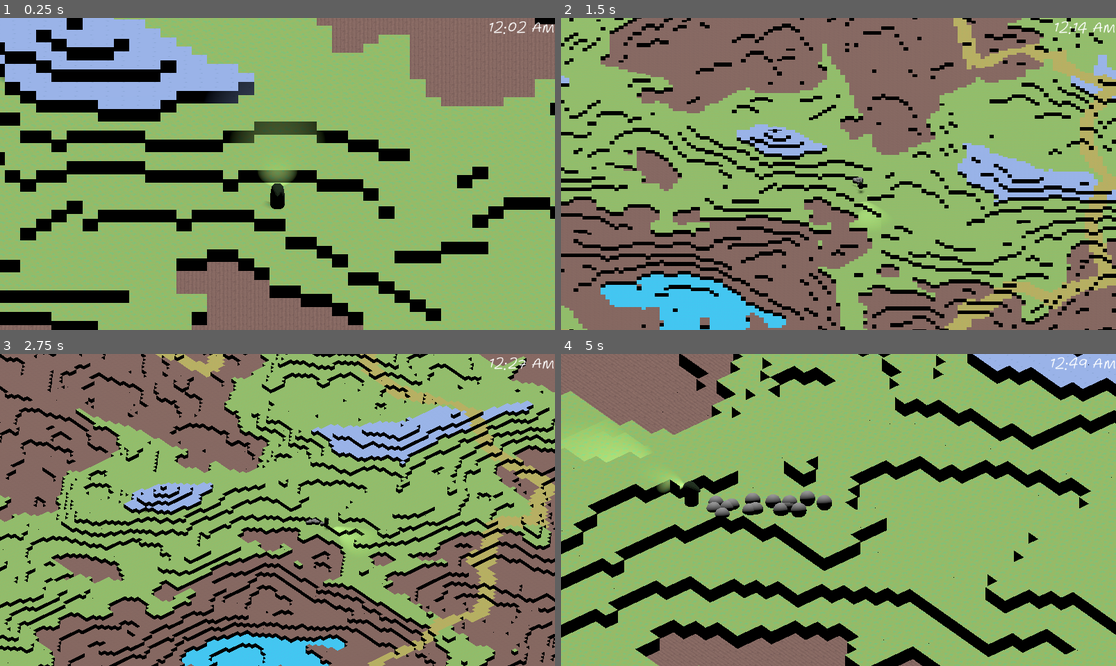
Above: before the commit, frames 1-4 (two rows, left to right).
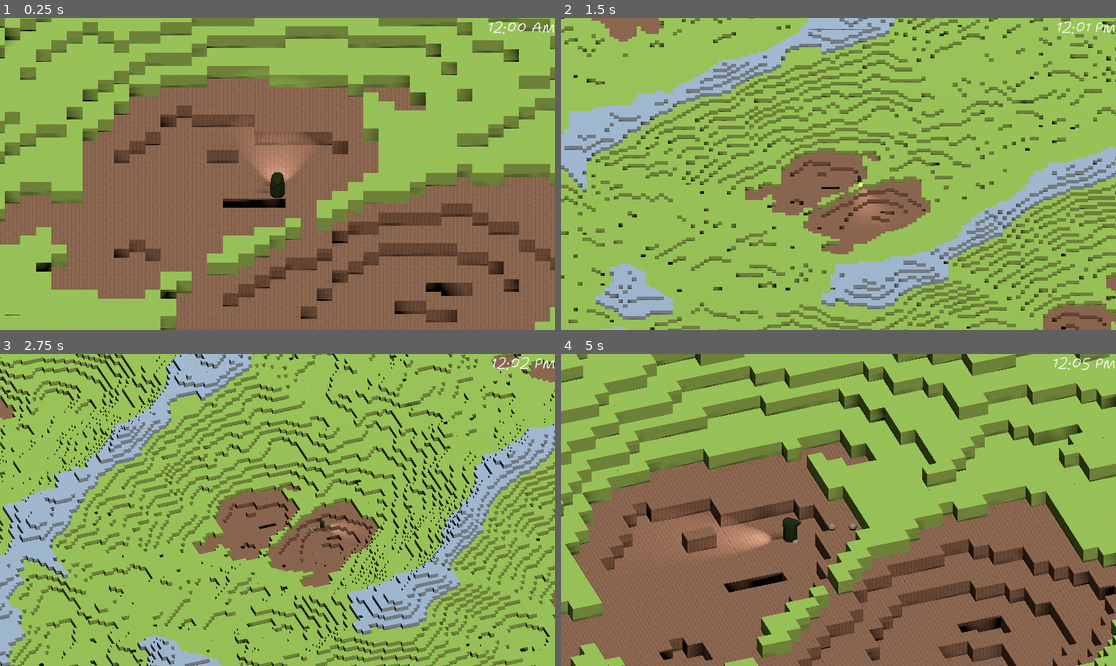
Above: after the commit, the same moments.

Repository: fennylol/rogue-light
Game: Godot game, scene res://world/map/the_forest.tscn
The game is run twice, just before and just after one commit, with the same random seed, the same clock (stepped at 60 frames per second) and the same inputs.
Inputs:
- Up to frame 1 (0.25 s): no input
- Up to frame 2 (1.5 s): tap Enter (ui_accept) at 0.5, 0.77, 1.07 s; hold D (move_right) 0.53-1.28 s; hold Down (look_down) 0.53-1.28 s; tap Shift (DEV_refresh, bound only before the commit) at 0.6 s; hold S (move_down) from 1.28 s (still down); tap Down (look_down) at 1.35 s
- Up to frame 3 (2.75 s): tap Enter (ui_accept) at 1.52, 1.82 s; tap Left (look_left) at 1.55 s; release S (move_down) at 2.03 s; hold D (move_right) from 2.03 s (still down); hold Left (look_left) from 2.03 s (still down); tap Right (look_right) at 2.3 s
- Up to frame 4 (5 s): release D (move_right) at 2.78 s; release Left (look_left) at 2.78 s; hold W (move_up) 2.78-3.53 s; tap Right (look_right) at 2.85 s; tap Enter (ui_accept) at 3.02, 3.32, 3.77, 3.8, 4.07, 4.35, 4.52, 4.82 s; tap Up (look_up) at 3.05 s; hold Up (look_up) 3.53-4.28 s; hold A (move_left) from 3.53 s (still down); tap Shift (DEV_refresh, bound only before the commit) at 4.55 s

The runs differ from the first frame. In frame 1, 82% of the frame differs, in the area x 0-100%, y 0-100%; in frame 2, 73%; in frame 3, 73%; in frame 4, 79%.

Commit message:
improved lighting and turning

Diff:
--- a/entities/player/bandit.gd
+++ b/entities/player/bandit.gd
@@ -1,7 +1,12 @@
 extends CharacterBody3D
+### WISHLIST ###
+# health
+# inventory
 
-const SPEED = 15.0
-const JUMP_VELOCITY = 4.5
+
+
+const SPEED = 7.50
+const JUMP_VELOCITY = 9.8
 const ROTATION_SPEED = 7
 const SMOOTH_SPEED = 2.0
 
@@ -9,42 +14,43 @@
 @onready var MESH = $bandit
 @onready var SMOKE_TRAIL = $bandit/GPUParticles3D
 
-# Get the gravity from the project settings to be synced with RigidBody nodes.
 var gravity = ProjectSettings.get_setting("physics/3d/default_gravity")
 
 
 func _physics_process(delta):
-	# Add the gravity.
-	if not is_on_floor():
-		velocity.y -= gravity * delta
+	var input_dir = Input.get_vector("move_left", "move_right", "move_up", "move_down")
+	var look_input_dir = Input.get_vector("look_left", "look_right", "look_up", "look_down")
+	var direction = (transform.basis * Vector3(input_dir.x, 0, input_dir.y)).normalized()
+	var look_direction = (Vector3(look_input_dir.x, 0, look_input_dir.y)).normalized()
 
-	# Handle jump.
-	#if Input.is_action_just_pressed("ui_accept") and is_on_floor():
-		#velocity.y = JUMP_VELOCITY
+	var col_data = move_and_collide(velocity*delta, true)
+	if col_data != null && col_data.get_normal().y == 0 : velocity.y = JUMP_VELOCITY
+	if not is_on_floor(): velocity.y -= 5 * gravity * delta
 
-	# Get the input direction and handle the movement/deceleration.
-	# As good practice, you should replace UI actions with custom gameplay actions.
-	var input_dir = Input.get_vector("move_left", "move_right", "move_up", "move_down")
-	var direction = (transform.basis * Vector3(input_dir.x, 0, input_dir.y)).normalized()
+	if look_direction:
+		rotation.y += look_direction.x * delta
+		MESH.rotation.y -= look_direction.x * delta
 
 	if direction:
-		SMOKE_TRAIL.emitting = true
 		velocity.x = direction.x * SPEED
 		velocity.z = direction.z * SPEED
-		last_direction = direction
-		var angle = atan2(-last_direction.z, last_direction.x)
-		if angle < 0: angle += 2 * PI
+		var angle = atan2(-last_direction.z, last_direction.x) + (2*PI if atan2(-last_direction.z, last_direction.x) < 0 else 0)
 		var theta_delta = angle - MESH.rotation.y
 		if abs(theta_delta) > PI: MESH.rotation.y += 2 * PI * (abs(theta_delta)/theta_delta)
 		MESH.rotation.y = move_toward(MESH.rotation.y, angle, delta*ROTATION_SPEED)
+		last_direction = Vector3(input_dir.x, 0, input_dir.y).normalized()
 	else:
 		SMOKE_TRAIL.emitting = false
 		velocity.x = move_toward(velocity.x, 0, SPEED**2*delta)
 		velocity.z = move_toward(velocity.z, 0, SPEED**2*delta)
 
+	if velocity and is_on_floor():
+		SMOKE_TRAIL.emitting = true
+	else:
+		SMOKE_TRAIL.emitting = false
 
+	move_and_slide()
 
-
-	var col_data = move_and_collide(velocity*delta, true)
-	if col_data != null && col_data.get_normal().y == 0 && velocity.y == 0: velocity.y = JUMP_VELOCITY
-	move_and_slide()
+func reset_rotation():
+	rotation.y = 0
+	MESH.rotation.y = PI/2
--- a/entities/player/bandit.tscn
+++ b/entities/player/bandit.tscn
@@ -4,6 +4,8 @@
 [ext_resource type="PackedScene" uid="uid://co2qduwbi8yak" path="res://entities/player/bandit.glb" id="2_vweob"]
 
 [sub_resource type="SphereMesh" id="SphereMesh_un3lm"]
+radius = 0.25
+height = 0.5
 
 [sub_resource type="CylinderShape3D" id="CylinderShape3D_q464k"]
 height = 3.0
@@ -18,7 +20,7 @@
 transform = Transform3D(-4.37114e-08, 0, 1, 0, 1, 0, -1, 0, -4.37114e-08, 0, 0, 0)
 
 [node name="SpotLight3D" type="SpotLight3D" parent="bandit"]
-transform = Transform3D(-4.37114e-08, 0, -1, 0, 1, 0, 1, 0, -4.37114e-08, 0.75, 2.5, 0)
+transform = Transform3D(-4.37114e-08, 0.422618, -0.906308, 0, 0.906308, 0.422618, 1, 1.84732e-08, -3.9616e-08, 1.125, 2.5, 0)
 spot_range = 16.5616
 spot_angle = 31.1952
 
--- a/project.godot
+++ b/project.godot
@@ -49,6 +49,21 @@
 , Object(InputEventKey,"resource_local_to_scene":false,"resource_name":"","device":-1,"window_id":0,"alt_pressed":false,"shift_pressed":false,"ctrl_pressed":false,"meta_pressed":false,"pressed":false,"keycode":0,"physical_keycode":83,"key_label":0,"unicode":115,"echo":false,"script":null)
 ]
 }
+DEV_time_freeze={
+"deadzone": 0.5,
+"events": [Object(InputEventKey,"resource_local_to_scene":false,"resource_name":"","device":-1,"window_id":0,"alt_pressed":false,"shift_pressed":true,"ctrl_pressed":true,"meta_pressed":false,"pressed":false,"keycode":0,"physical_keycode":44,"key_label":0,"unicode":60,"echo":false,"script":null)
+]
+}
+DEV_time_warp={
+"deadzone": 0.5,
+"events": [Object(InputEventKey,"resource_local_to_scene":false,"resource_name":"","device":-1,"window_id":0,"alt_pressed":false,"shift_pressed":true,"ctrl_pressed":true,"meta_pressed":false,"pressed":false,"keycode":0,"physical_keycode":46,"key_label":0,"unicode":62,"echo":false,"script":null)
+]
+}
+DEV_refresh={
+"deadzone": 0.5,
+"events": [Object(InputEventKey,"resource_local_to_scene":false,"resource_name":"","device":-1,"window_id":0,"alt_pressed":false,"shift_pressed":true,"ctrl_pressed":true,"meta_pressed":false,"pressed":false,"keycode":0,"physical_keycode":47,"key_label":0,"unicode":63,"echo":false,"script":null)
+]
+}
 sneak={
 "deadzone": 0.5,
 "events": [Object(InputEventKey,"resource_local_to_scene":false,"resource_name":"","device":-1,"window_id":0,"alt_press …(182 unchanged characters)…
@@ -94,8 +109,3 @@
 "events": [Object(InputEventKey,"resource_local_to_scene":false,"resource_name":"","device":-1,"window_id":0,"alt_press …(182 unchanged characters)…
 ]
 }
-DEV_refresh={
-"deadzone": 0.5,
-"events": [Object(InputEventKey,"resource_local_to_scene":false,"resource_name":"","device":-1,"window_id":0,"alt_pressed":false,"shift_pressed":false,"ctrl_pressed":true,"meta_pressed":false,"pressed":false,"keycode":0,"physical_keycode":4194325,"key_label":0,"unicode":0,"echo":false,"script":null)
-]
-}
--- a/world/GUI n menus/GUI.gd
+++ b/world/GUI n menus/GUI.gd
@@ -1,13 +1,18 @@
 extends Control
+### WISHLIST ###
+# compasss
+# cuter clock
+
+
 
 @onready var time_display = $time_display as Label
 
 func _ready(): pass
-func _process(delta): pass
+func _process(_delta): pass
 
 
 func update_display(TIME):
 	var hour = str(TIME[0] if TIME[0] else 12)
-	var min = str(TIME[1]).pad_zeros(2)
+	var minute = str(TIME[1]).pad_zeros(2)
 	var period = "PM" if TIME[2] else "AM"
-	time_display.text = hour + ":" + min + " " + period
+	time_display.text = hour + ":" + minute + " " + period
--- a/world/map/the_forest.tscn
+++ b/world/map/the_forest.tscn
@@ -1,28 +1,15 @@
-[gd_scene load_steps=9 format=3 uid="uid://cpxaw5tb41bbg"]
+[gd_scene load_steps=6 format=3 uid="uid://cpxaw5tb41bbg"]
 
-[ext_resource type="Texture2D" uid="uid://b721owl54xd8b" path="res://world/textures/grass.png" id="1_hdiq4"]
 [ext_resource type="Script" path="res://world/map/world.gd" id="1_ojsoe"]
 [ext_resource type="PackedScene" uid="uid://colwxwbes7ubn" path="res://entities/player/bandit.tscn" id="2_qb25q"]
 [ext_resource type="MeshLibrary" uid="uid://dxw4swdbv05fa" path="res://world/map/1m_tiles.tres" id="4_fhid5"]
 [ext_resource type="PackedScene" uid="uid://83cqsdl8tpcn" path="res://world/GUI n menus/GUI.tscn" id="5_wo31t"]
 
-[sub_resource type="BoxShape3D" id="BoxShape3D_y77uc"]
-size = Vector3(1000, 1, 1000)
-
-[sub_resource type="StandardMaterial3D" id="StandardMaterial3D_h7ega"]
-albedo_texture = ExtResource("1_hdiq4")
-uv1_scale = Vector3(300, 300, 300)
-
-[sub_resource type="PlaneMesh" id="PlaneMesh_d328o"]
-material = SubResource("StandardMaterial3D_h7ega")
-size = Vector2(1000, 1000)
+[sub_resource type="Environment" id="Environment_clwrb"]
+background_mode = 1
 
 [node name="Node3D" type="Node3D"]
 script = ExtResource("1_ojsoe")
-
-[node name="DirectionalLight3D" type="DirectionalLight3D" parent="."]
-transform = Transform3D(-0.866023, -0.433016, 0.250001, 0, 0.499998, 0.866027, -0.500003, 0.749999, -0.43301, 0, 0, 0)
-shadow_enabled = true
 
 [node name="Bandit" parent="." instance=ExtResource("2_qb25q")]
 
@@ -36,17 +23,6 @@
 
 [node name="world_parts" type="Node3D" parent="."]
 
-[node name="floor" type="StaticBody3D" parent="world_parts"]
-visible = false
-
-[node name="CollisionShape3D" type="CollisionShape3D" parent="world_parts/floor"]
-shape = SubResource("BoxShape3D_y77uc")
-
-[node name="MeshInstance3D" type="MeshInstance3D" parent="world_parts/floor"]
-transform = Transform3D(1, 0, 0, 0, 1, 0, 0, 0, 1, 0, 0.5, 0)
-mesh = SubResource("PlaneMesh_d328o")
-skeleton = NodePath("../../..")
-
 [node name="GridMap" type="GridMap" parent="world_parts"]
 transform = Transform3D(1, 0, 0, 0, 1, 0, 0, 0, 1, -0.5, 0, -0.5)
 mesh_library = ExtResource("4_fhid5")
@@ -56,4 +32,27 @@
 }
 metadata/_editor_floor_ = Vector3(0, 1, 0)
 
+[node name="ambient_light" type="DirectionalLight3D" parent="world_parts"]
+transform = Transform3D(-1, 1.50996e-07, 6.60024e-15, 0, -4.37114e-08, 1, 1.50996e-07, 1, 4.37114e-08, 0, 0, 0)
+rotation_order = 5
+light_color = Color(0.286275, 0.498039, 0.560784, 1)
+light_energy = 0.05
+
+[node name="lights" type="Node3D" parent="world_parts"]
+transform = Transform3D(-1, 0, -1.50996e-07, 0, 1, 0, 1.50996e-07, 0, -1, 0, 0, 0)
+
+[node name="sun" type="DirectionalLight3D" parent="world_parts/lights"]
+transform = Transform3D(-0.833163, -0.553011, 0.00421842, -0.236296, 0.362877, 0.901379, -0.500003, 0.749999, -0.43301, 0, 0, 0)
+light_color = Color(1, 0.909804, 0.74902, 1)
+shadow_enabled = true
+
+[node name="moon" type="DirectionalLight3D" parent="world_parts/lights"]
+transform = Transform3D(0.832696, 0.553725, -0.00244081, 0.237938, -0.361786, -0.901386, -0.500003, 0.749999, -0.43301, 0, 0, 0)
+light_color = Color(0.285468, 0.497749, 0.559615, 1)
+light_energy = 0.0
+shadow_enabled = true
+
+[node name="WorldEnvironment" type="WorldEnvironment" parent="."]
+environment = SubResource("Environment_clwrb")
+
 [node name="Gui" parent="." instance=ExtResource("5_wo31t")]
--- a/world/map/world.gd
+++ b/world/map/world.gd
@@ -1,11 +1,18 @@
 extends Node3D
+### WISHLIST ###
+# caravan
+# collect resources
+# camera improvements
+
+
 const WORLD_TILE_LIST = preload("res://world/map/world_tile_list.gd")
 const WorldBuilder = preload("res://world/map/world_builder.gd")
 @onready var PLAYER = $Bandit as CharacterBody3D
 @onready var CAMERA = $camera_man as Node3D
-@onready var GUI = $Gui
+@onready var GUI = $Gui as Control
 @onready var WORLD = $world_parts as Node3D
 @onready var MAP_GRID = $world_parts/GridMap as GridMap
+@onready var LIGHTS = $world_parts/lights as Node3D
 
 ### WORLD GEN PARAMETERS ###
 # # # # # # # # # # # # #
@@ -22,61 +29,51 @@
 #       |       |       #
 # # # # # # # # # # # # #
 const CHUNK_SIZE = 16
-const CHUNK_COUNT = 16
-const MAX_HEIGHT = 15
+const CHUNK_COUNT = 32
+const MAX_HEIGHT = 20
 const PATH_RADIUS = 2
 const PATH_TILE = "PATH"
 var WORLD_BUILDER = WorldBuilder.new(CHUNK_COUNT, CHUNK_SIZE, MAX_HEIGHT, PATH_RADIUS, PATH_TILE)
 var generating = false
 
+
 ### CAMERA PARAMETERS ###
-const CAM_MAX_RANGE = 10
+var CAM_MAX_RANGE = 10
+const CAM_SIZE = 20
 var tracking = false
+
 
 ### TIME ###
 enum {AM, PM}
-var TIME = [12, 0, AM]
+enum {HOUR, MINUTE, PERIOD}
+var TIME = [0, 0, PM]
 var time_since_tick = 0
-const IN_GAME_MINUTE_LENGTH_IN_REAL_WORLD_SECONDS = .1
-
-
-
-# camera tracking
+var IN_GAME_MINUTE_LENGTH_IN_REAL_WORLD_SECONDS = 1
+var TIME_WARP_SPEED = 500.0
+var IGMLIRWS = IN_GAME_MINUTE_LENGTH_IN_REAL_WORLD_SECONDS
+var TIME_FROZEN = false
+
+##TODO: REMOVE THIS AND MAKE A REAL CONTROLL PANEL AT SOME POINT
+func process_dev_commands(delta):
+	if Input.is_action_just_pressed("DEV_refresh"): generate_map()
+	if Input.is_action_just_pressed("DEV_time_warp"): IN_GAME_MINUTE_LENGTH_IN_REAL_WORLD_SECONDS /= TIME_WARP_SPEED
+	if Input.is_action_just_released("DEV_time_warp"): IN_GAME_MINUTE_LENGTH_IN_REAL_WORLD_SECONDS *= TIME_WARP_SPEED
+	if Input.is_action_just_pressed("DEV_time_freeze"): IN_GAME_MINUTE_LENGTH_IN_REAL_WORLD_SECONDS = (IGMLIRWS if TIME_FROZEN else 4092024); TIME_FROZEN = not TIME_FROZEN
+
+
+func _ready(): generate_map()
+
+
 func _process(delta):
 	move_camera(delta)
 
 	time_since_tick += delta
 	if time_since_tick > IN_GAME_MINUTE_LENGTH_IN_REAL_WORLD_SECONDS:
 		time_since_tick -= IN_GAME_MINUTE_LENGTH_IN_REAL_WORLD_SECONDS
-		update_time()
-
-
-	var input_dir = Input.get_vector("look_left", "look_right", "look_up", "look_down")
-	var direction = (transform.basis * Vector3(input_dir.x, 0, input_dir.y)).normalized()
-	if direction:
-		PLAYER.rotation.y += direction.x * delta
-		CAMERA.rotation.y += direction.x * delta
-		CAMERA.get_child(0).size += direction.z
-
-	if Input.is_action_just_pressed("DEV_refresh"): #generate_map()
-		WORLD_BUILDER = WorldBuilder.new(CHUNK_COUNT, CHUNK_SIZE, MAX_HEIGHT, PATH_RADIUS, PATH_TILE)
-		WORLD_BUILDER.connect("finished", _on_map_generation_finished)
-		WORLD_BUILDER.generate_map()
-
-
-
-func update_time():
-	TIME[1] = (TIME[1] + 1) % 60
-	if not TIME[1]: TIME[0] = ((TIME[0] + 1) % 12)
-	if not (TIME[0] or TIME[1]): TIME[2] = (TIME[2] + 1) % 2
-	GUI.update_display(TIME)
-
-
-func _ready():
-	#generate_map()
-	WORLD_BUILDER.connect("finished", _on_map_generation_finished)
-	WORLD_BUILDER.generate_map()
-	pass
+		process_world_tick()
+
+	process_dev_commands(delta)
+
 
 
 func _on_map_generation_finished():
@@ -84,20 +81,44 @@
 	MAP_GRID = WORLD_BUILDER.get_map_grid()
 	WORLD.add_child(MAP_GRID)
 	center_player()
-	#WORLD_BUILDER.stop_thread()
-	pass
+
+
+func process_world_tick():
+	TIME[MINUTE] = (TIME[MINUTE] + 1) % 60
+	if not TIME[MINUTE]: TIME[HOUR] = ((TIME[HOUR] + 1) % 12)
+	if not (TIME[HOUR] or TIME[MINUTE]): TIME[PERIOD] = (TIME[PERIOD] + 1) % 2
+	GUI.update_display(TIME)
+
+	LIGHTS.rotate_z((2*PI)/1440)
+
+	if TIME[HOUR] == 6:
+		var sun = LIGHTS.get_child(0) as DirectionalLight3D
+		var moon = LIGHTS.get_child(1) as DirectionalLight3D
+		#sun.visible = not TIME[PERIOD]
+		#moon.visible = not not TIME[PERIOD]
+
+	if TIME[HOUR] == 5:
+		var rising_light = LIGHTS.get_child(TIME[PERIOD]) as DirectionalLight3D
+		rising_light.light_energy += 1/60.0
+	elif TIME[HOUR] == 6:
+		var setting_light = LIGHTS.get_child(not TIME[PERIOD]) as DirectionalLight3D
+		setting_light.light_energy -= 1/60.0
+
+
 
 func center_player():
-	var midpoint = CHUNK_COUNT/2.0 * CHUNK_SIZE
+	var midpoint = CHUNK_COUNT/2.0 * CHUNK_SIZE as int
 	var i = -1
 	while MAP_GRID.get_cell_item(Vector3i(midpoint,i,midpoint)) == -1: i+=1
 	PLAYER.position = Vector3(midpoint, i+1, midpoint)
-	CAMERA.position = Vector3(midpoint, i+1, midpoint)
+	reset_camera_position()
+	reset_camera_rotation()
 
 
 func move_camera(delta):
 	var diff_x = abs(CAMERA.position.x - PLAYER.position.x)
-	var lerp_speed_x = ((diff_x/CAM_MAX_RANGE)**2.0)*delta
+	var lerp_speed_x = ((diff_x/(CAMERA.get_child(0).size/4))**2.0)*delta
+	#var lerp_speed_x = ((diff_x/CAM_MAX_RANGE)**2.0)*delta
 	CAMERA.position.x = lerpf(CAMERA.position.x, PLAYER.position.x, lerp_speed_x)
 
 	var diff_y = abs(CAMERA.position.y - PLAYER.position.y)
@@ -105,11 +126,31 @@
 	CAMERA.position.y = lerpf(CAMERA.position.y, PLAYER.position.y, lerp_speed_y)
 
 	var diff_z = abs(CAMERA.position.z - PLAYER.position.z)
-	var lerp_speed_z = ((diff_z/CAM_MAX_RANGE)**2.0)*delta
+	var lerp_speed_z = ((diff_z/(CAMERA.get_child(0).size/4))**2.0)*delta
 	CAMERA.position.z = lerpf(CAMERA.position.z, PLAYER.position.z, lerp_speed_z)
 
-
-
+	var look_input_dir = Input.get_vector("look_left", "look_right", "look_up", "look_down")
+	var look_direction = (transform.basis * Vector3(look_input_dir.x, 0, look_input_dir.y)).normalized()
+	if look_direction:
+		CAMERA.rotation.y += look_direction.x * delta
+		CAMERA.get_child(0).size += look_direction.z
+
+	if Input.is_action_pressed("look_up") and Input.is_action_pressed("look_down"): reset_camera_position()
+	if Input.is_action_pressed("look_left") and Input.is_action_pressed("look_right"): reset_camera_rotation()
+
+func reset_camera_position():
+		CAMERA.get_child(0).size = CAM_SIZE
+		CAMERA.position = PLAYER.position
+
+func reset_camera_rotation():
+		CAMERA.rotation = Vector3.ZERO
+		PLAYER.reset_rotation()
+
+
+func generate_map():
+	WORLD_BUILDER = WorldBuilder.new(CHUNK_COUNT, CHUNK_SIZE, MAX_HEIGHT, PATH_RADIUS, PATH_TILE)
+	WORLD_BUILDER.connect("finished", _on_map_generation_finished)
+	WORLD_BUILDER.generate_map()
 
 
 
--- a/world/map/world_builder.gd
+++ b/world/map/world_builder.gd
@@ -1,5 +1,11 @@
 extends Thread
-
+### WISHLIST ###
+# change to cubic bezier
+# trees
+# smarter generation
+# - create world as one block
+# - using hightmap, go through and paint biomes
+# fix vertical gaps
 
 const WORLD_TILE_LIST = preload("res://world/map/world_tile_list.gd")
 var CHUNK_SIZE
@@ -41,9 +47,9 @@
 	finished.emit()
 
 # function created with the help of claude AI, availible at claude.ai
-func generate_noise_heightmap(width: int, height: int, max_height: int, seed: int = randi(), frequency: float = 0.005, lacunarity: float = 2.0, gain: float = 0.5) -> Array:
+func generate_noise_heightmap(width: int, height: int, max_height: int, noise_seed: int = randi(), frequency: float = 0.005, lacunarity: float = 2.0, gain: float = 0.5) -> Array:
 	var noise = FastNoiseLite.new()
-	noise.set_seed(seed)
+	noise.set_seed(noise_seed)
 	noise.set_noise_type(FastNoiseLite.TYPE_SIMPLEX)
 	noise.set_frequency(frequency)
 	noise.set_fractal_lacunarity(lacunarity)
@@ -72,13 +78,14 @@
 			else:
 				var type =  "SNOW" if hm[i][j] > 3*MAX_HEIGHT/4 else \
 							"GRASS" if hm[i][j] > MAX_HEIGHT/2 else \
-							"WOOD" if hm[i][j] > MAX_HEIGHT/4 else \
-							"WATER"
+							"GRASS" if hm[i][j] > MAX_HEIGHT/4 else \
+							"WOOD"
 
 				if i == 0 or j == 0 or i == hm.size()-1 or j == hm[i].size()-1:
 					set_column(i,j,hm[i][j],type)
 				else:
 					set_tile(i,j,hm[i][j],type)
+					set_tile(i,j,hm[i][j]-1,type)
 
 
 
@@ -362,5 +369,5 @@
 		y0 = y1
 	plotQuadBezierSeg(x0,y0,x1,y1,x2,y2,tile)
 
-func plotFullBezier(points):
-	pass
+#func plotFullBezier(points):
+	#pass
